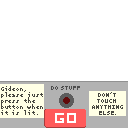
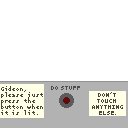
Before/after of a 128 x 128 layered artwork. What changed in the layer stack:
hid "Layer 18" over [44, 109, 86, 128]
